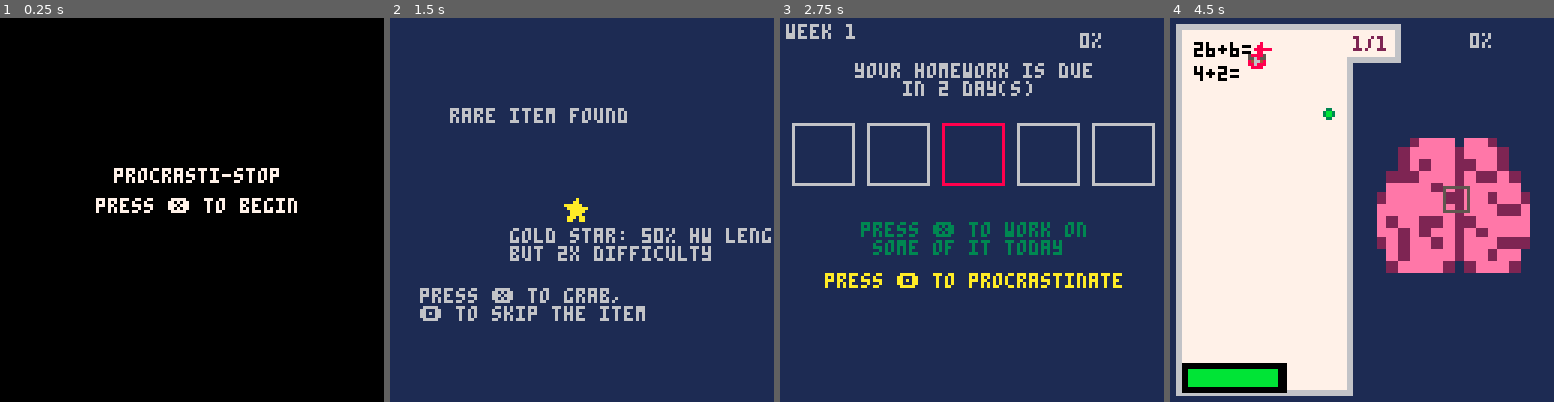
Above: before the commit, frames 1-4 (left to right).
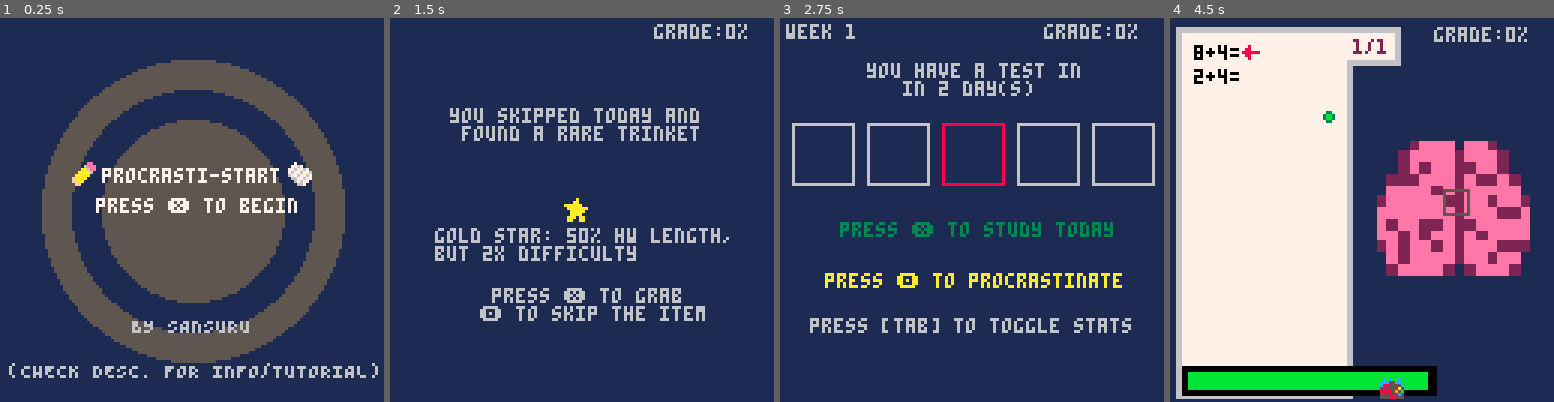
Above: after the commit, the same moments.

Repository: sansuruu/Pico8Games
Game: PICO-8 cartridge ShovelJam2025/hw_roguelike.p8
Same seed, same stepped clock (60 frames per second), same inputs: the game is played once before the commit and once after it.
Inputs (mouse positions are in pixels of both pictures, inside the frame that each line leads up to):
- Up to frame 1 (0.25 s): no input
- Up to frame 2 (1.5 s): tap O (Z key) at 0.33, 0.7, 1.43 s; click (459, 121) at 0.67 s; tap X (X key) at 1.07 s; click (520, 267) at 1.22 s
- Up to frame 3 (2.75 s): click (975, 114) at 1.77 s; hold Left 1.97-2.37 s; tap X (X key) at 2.07, 2.4, 2.73 s; tap O (Z key) at 2.22 s; click (1037, 259) at 2.32 s
- Up to frame 4 (4.5 s): click (1492, 106) at 2.87 s; hold Right 2.87-3.53 s; tap X (X key) every 0.33 s from 3.07 to 4.4 s; tap O (Z key) at 3.1, 3.98 s; click (1254, 256) at 3.42 s; click (1315, 102) at 3.97 s; hold Right from 4.13 s (still down)

The runs differ from the first frame. In frame 1, 99% of the frame differs, in the area x 0-100%, y 0-100%; in frame 2, 7.5%; in frame 3, 5.0%; in frame 4, 8.9%.

Commit message:
its done, added sfx and vfx and ITS FUCKING SICKK, other files are part of just trying to get it onto itch

Diff:
--- a/ShovelJam2025/HWRoguelike.lua
+++ b/ShovelJam2025/HWRoguelike.lua
@@ -1,6 +1,7 @@
 --main function
 
 function _init()
+
     poke(0x5F2D, 1)
     -- title screen stuff before any of this lmfao
     game_state = 0 -- 0 => title sequence, 1 => first time enable, 2=> shop, 3=>continue
@@ -12,7 +13,7 @@
     sub_tick = 0
     enemy_mod = 15 --in the tick % 30, basically we go down 15->10->6->5, etc
     enemy_mod_inc = 3 --everytime the above modulates, e_sec goes up, this is the upper limit of that
-    base = {hw_length = 15, attent=30, dis_p=90, sp=200, diff = 20}
+    base = {hw_length = 15, attent=80, dis_p=90, sp=2, diff = 20}
     chosen = 0
     item_desc = {
         --common
@@ -21,11 +22,15 @@
         paper="paper: -%distraction\nspawns",
 
         --rare
-        coin="distractions have a 50/50\nchance to give attention",
+        coin="coin: distractions have a\n50/50 chance to give attent",
         star="gold star: 50% hw length,\nbut 2x difficulty",
         headphones="headphones: no distractions\n but faster attention drain"
     }
+
+    particleInit()
+    shakeInit()
     makePlayer()
+    sfx(12)
 end
 
 
@@ -41,6 +46,7 @@
         updateKeyInput()
         updateMouse()
         updateEnemies()
+        particleUpdate()
         updateAttentionBar()
         updateTick()
     elseif (game_state == 3) then -- end of week
@@ -59,9 +65,10 @@
         cls(1)
         drawDayManager()
         drawStatsScreen()
-        print(p.grade.."%",100,5,6)
+        print("grade:"..p.grade.."%",88,2,6)
     elseif (game_state == 2) then
         cls(1)
+        doShake()
         sspr(24,0,16,16,65,32,59,60) -- brain
         rect(91,56,99,64,5) --area where they hit
         drawHomework() --in order -> background, homework, attention bar, enemies, mouse
@@ -69,18 +76,19 @@
         drawWritingAnswer()
         drawAttentionBar()
         drawEnemies()
+        particleDraw()
         drawMouse()
-        print(p.grade.."%",100,5,6)
+        print("grade:"..p.grade.."%",88,2,6)
     elseif (game_state == 3) then
         drawJudgementScreen()
-        print(p.grade.."%",100,5,6)
+        print("grade:"..p.grade.."%",88,2,6)
     elseif (game_state == 4) then
         drawDayHWRewards()
-        print(p.grade.."%",100,5,6)
+        print("grade:"..p.grade.."%",88,2,6)
     elseif (game_state == 5) then
         drawProcrastinate()
-    end
-
+        print("grade:"..p.grade.."%",88,2,6)
+    end
 end
 
 --Title Screen + Game State Changers
@@ -88,7 +96,7 @@
 function drawProcrastinate()
     cls(1)
     if (procras_luck <=4) then
-        print(" you skipped today to ____, d", 18, 20,6)
+        print(" you skipped today to\n refocus your mental.", 18, 20,6)
         print(" use arrow keys\nto choose an item", 30, 40,6)
         for i=1, #item_pool do
             if (item_pool[i] == "pencil") spr(18,26+i*16,60) --consider making temporary items1
@@ -97,20 +105,20 @@
         end
         rect(25+item_index*16,59,34+item_index*16,68)
 
-        print(item_desc[item_pool[item_index]],40,70,6)
+        print(item_desc[item_pool[item_index]],35,70,6)
         print("press ❎ to select the item", 10, 90,6)
 
     elseif (procras_luck <= 8) then
-        print("you wasted ur time lmfao",20,30,6)
-
-        print("press ❎ to continue", 10, 90,6)
-    else
-        print("rare item found",20,30,6)
+        print("you skipped today\nand did nothing :(",25,30,6)
+
+        print("press ❎ to continue", 24, 90,6)
+    else
+        print("you skipped today and\n found a rare trinket",20,30,6)
         if (item_pool[1] == "coin") spr(32,26+32,60)
         if (item_pool[1] == "star") spr(34,26+32,60)
         if (item_pool[1] == "headphones") spr(35,26+32,60)
-        print(item_desc[item_pool[1]],40,70,6)
-        print("press ❎ to grab,\n🅾️ to skip the item", 10, 90,6)
+        print(item_desc[item_pool[1]],15,70,6)
+        print(" press ❎ to grab\n🅾️ to skip the item", 30, 90,6)
     end
 end
 
@@ -134,6 +142,8 @@
             if (item_pool[1] == "star") then
                 p.difficulty *= 2
                 p.hw_set_length \= 2
+
+                if (p.hw_set_length < 1) p.hw_set_length = 1
             end
             item_pool = {}
             game_state = 1
@@ -149,9 +159,20 @@
 
 
 function drawTitleScreen()
-    cls(0)
-    print("procrasti-stop",38,50,7)
+    cls(1)
+    circfill(64,64,50,5)
+    circfill(64,64,40,1)
+    circfill(64,64,30,5)
+    sspr(16,8,8,8,24,48)
+    sspr(8,8,8,8,96,48)
+
+    print("procrasti-start",34,50,7)
     print("press ❎ to begin",32, 60, 7)
+
+
+
+    print("BY SANSURU",44,100,6)
+    print("(CHECK DESC. FOR INFO/TUTORIAL)",3,115,6)
 end
 
 function dayInit()
@@ -200,8 +221,9 @@
     end
 
     print("week "..week,2,2,6)
-    print("your homework is due\n    in "..5-day.." day(s)",25,15)
-    print("press ❎ to work on\n some of it today", 27, 68,3)
+    print(" you have a test in\n    in "..5-day.." day(s)",25,15)
+    print("press ❎ to study today", 20, 68,3)
+    print("press [tab] to toggle stats", 10, 100, 6)
     if (day < 5) print("press 🅾️ to procrastinate", 15, 85,10)
 
 end
@@ -217,18 +239,26 @@
         if (prev_incorrect == p.hw_incorrect) item_pool_length += 2
         item_index = 1
         if (hw_complete) then
+            sfx(6)
             for i=1,item_pool_length do
                 local t = rndb(1,3)
                 if (t == 1) add(item_pool,"pencil")
                 if (t == 2) add (item_pool,"glasses")
                 if (t == 3) add (item_pool,"paper")
             end
+        else
+            sfx(5)
         end
         game_state = 4
     else
         local t = p.hw_set_length-(p.test_correct + p.test_incorrect)
         p.test_incorrect += t
         updateGrade()
+        if (p.grade >= 70) then
+            sfx(6)
+        else
+            sfx(5)
+        end
         game_state = 3
     end
 
@@ -236,13 +266,30 @@
 
 function drawStatsScreen() --update: remove current line, add more stats + inv
     if (active_stats_s) then
-        rectfill(80,60,126,128,15)
-        print("problems\nleft: "..p.hw_set_length.."\n\n★: ",84,62,0)
+        rectfill(2,60,126,128,15)
+        print("test length: "..p.hw_set_length,4,62,0)
+        print("attention: "..p.max_attention,4,68,0)
+        print("speed: "..p.speed,4,74,0)
+        print("difficulty: "..p.difficulty,4,80,0)
+        print("distract%: "..p.difficulty,4,86,0)
+
+        print("hw grade: "..p.hw_grade,4,98,0)
+        print("exam grade: "..p.test_grade,4,104,0)
+
+        --display items lol
         local index = 1
-        for k,v in all(p.inv) do
-            print(k,2,5+index*5,7)
+        local item_count = {}
+        for k in all(p.inv) do
+            if (item_count[k] == nil) then
+                item_count[k] = 1
+            else
+                item_count[k] += 1
+            end
+        end
+
+        for k,v in pairs(item_count) do
+            print(k..": "..v,80,56+index*6,7)
             index += 1
-
         end
 
     end
@@ -301,8 +348,10 @@
 function drawDayHWRewards()
     cls(1)
     if (hw_complete) then
+        choose_lim = 1
+        if (prev_incorrect == p.hw_incorrect) choose_lim += 1
         print(" congrats you completed\na chunk of your homework", 18, 20,6)
-        print(" use arrow keys\nto choose an item", 30, 40,6)
+        print(" use arrow keys\nto choose "..choose_lim.." item(s)", 30, 40,6)
         for i=1, #item_pool do
             if (item_pool[i] == "pencil") spr(18,26+i*16,60) --consider making temporary items1
             if (item_pool[i] == "glasses") spr(16,26+i*16,60)
@@ -314,18 +363,20 @@
         print("press ❎ to select the item", 10, 90,6)
 
     else
-        print("unfortunately u did not\nfinish the small chunk",20,30,6)
-        print("press ❎ to continue", 10, 90,6)
+        print("your mind starts to wander...",10,30,6)
+        print("(you did not finish\nthe study session)",24,40,6)
+        print("press ❎ to continue", 23, 90,6)
     end
 end
 
 function updateDayHWRewards()
-    if (btnp(0) and item_index > 1) item_index -= 1
-    if (btnp(1) and item_index < #item_pool) item_index += 1
+    if (btnp(0) and item_index > 1) then item_index -= 1 sfx(3) end
+    if (btnp(1) and item_index < #item_pool) then item_index += 1 sfx(3) end
     choose_lim = 1
     if (prev_incorrect == p.hw_incorrect) choose_lim += 1
     if (btnp(5)) then
         add(p.inv,item_pool[item_index])
+        sfx(3)
         if (item_pool[item_index] == "pencil") p.speed += 0.5
         if (item_pool[item_index] == "glasses") p.max_attention += 5
         if (item_pool[item_index] == "paper") p.distract_p -= 5
@@ -403,6 +454,7 @@
         if (k=="star") then
             p.difficulty *= 2
             p.hw_set_length \= 2
+            if (p.hw_set_length < 1) p.hw_set_length = 1
         end
     end
 
@@ -435,6 +487,7 @@
     hw_page_index = 1
     if (day < 5) then
         p.hw_length = p.hw_set_length \ 3
+        if (p.hw_length < 1) p.hw_length = 1
     else
         p.hw_length = p.hw_set_length
     end
@@ -505,10 +558,12 @@
             active_page.subm_format[active_page.index] = 3
             if (day == 5) p.test_correct += 1
             if (day < 5) p.hw_correct += 1
+            sfx(9)
         else
             active_page.subm_format[active_page.index] = 8
             if (day == 5) p.test_incorrect += 1
             if (day < 5) p.hw_incorrect += 1
+            sfx(8)
         end
         updateGrade()
         active_page.index += 1
@@ -537,7 +592,7 @@
 
     if (t == "\b" or t=="\t") then
         p.ans_input = sub(p.ans_input,1,#p.ans_input-1)
-        sfx(2)
+        sfx(3)
         return
     end
     local isNum = false
@@ -549,7 +604,7 @@
     else
         if (submitted) return
         p.ans_input = p.ans_input..t
-        sfx(2)
+        sfx(3)
     end
 
 end
@@ -569,6 +624,7 @@
     if (submitted) then
         if (active_page.problems[active_page.index] == nil) return
          --convert hoiw long -> perc -> length thats consistent
+        if (flr((100*(sub_tick/(300/p.speed)))) % 10 == 0) sfx(0)
         rectfill(8,active_page.index*8,8+flr((sub_tick/(300/p.speed))*(#active_page.problems[active_page.index]*4+#p.ans_input*4)),active_page.index*8+4,9)
     end
 end
@@ -631,11 +687,19 @@
         i.x += i.dx
         i.y += i.dy
         --consider momementum based aka dx dy
-        if (checkEnemyCollision(i)) del(enemies,i)
+        if (checkEnemyCollision(i)) then
+            sfx(10)
+            for k=1,10 do
+                add_p(i.x+4,i.y+4)
+            end
+            del(enemies,i)
+
+        end
 
         if (i.x < 99 and i.x+7 > 91 and i.y < 64 and i.y+7 > 56) then
             del(enemies,i)
-
+            sfx(2)
+            sfx(4)
             --check first for coin
             for k,v in all(p.inv) do
                 if (k=="coin") then
@@ -672,6 +736,12 @@
             sprite = rndb(5,10)
         }
         add(enemies,e)
+        for i=1,10 do
+            add_p(e.x+4,e.y+4)
+        end
+        shake += 0.065
+        sfx(1)
+        sfx(11)
     end
 end
 
@@ -689,4 +759,65 @@
     end
 end
 
---Coroutines
+--particles?
+function particleInit()
+    ps={}       --empty particle table
+    g=0.1       --particle gravity
+    max_vel=0.5   --max initial particle velocity
+    min_life=20 --particle lifetime
+    max_life=60
+    cols={2,13,13,9,9,8,8,8} --colors
+    burst=50
+
+    end
+    function rndb(low,high)
+    return flr(rnd(high-low+1)+low)
+end
+
+function particleUpdate()
+    --burst
+    foreach(ps,update_p)
+end
+function particleDraw()
+    foreach(ps,draw_p)
+end
+
+function add_p(x,y)
+    local p={}
+    p.x,p.y=x,y
+    p.dx=rnd(max_vel)*(-1)^rndb(0,1)
+    p.dy=rnd(max_vel)*(-1)^rndb(0,1)
+    p.life_start=rndb(min_life,max_life)
+    p.life=p.life_start
+    add(ps,p)
+end
+
+function update_p(p)
+    if (p.life<=0) then
+        del(ps,p) --kill old particles
+    else
+        p.x+=p.dx --update position
+        p.y+=p.dy
+        p.life-=1 --die a little
+    end
+end
+
+function draw_p(p)
+    local pcol=flr(p.life/p.life_start*#cols+1)
+    pset(p.x,p.y,cols[pcol])
+end
+
+-- subtle screenshake
+function shakeInit()
+    shake = 0
+end
+
+function doShake()
+    local shakex=8-rnd(16)
+    local shakey=8-rnd(16)
+    shakex*=shake
+    shakey*=shake
+    camera(shakex,shakey)
+    shake = shake*0.95
+    if (shake<0.05) shake=0
+end
Empty file removed: ShovelJam2025/Homework.lua
Not shown, changed: the sound effects (__sfx__) section of ShovelJam2025/hw_roguelike.p8
Not shown, added: ShovelJam2025/index.html
Not shown, added: ShovelJam2025/procrastistart.js
Not shown, added: ShovelJam2025/procrastistart.zip
